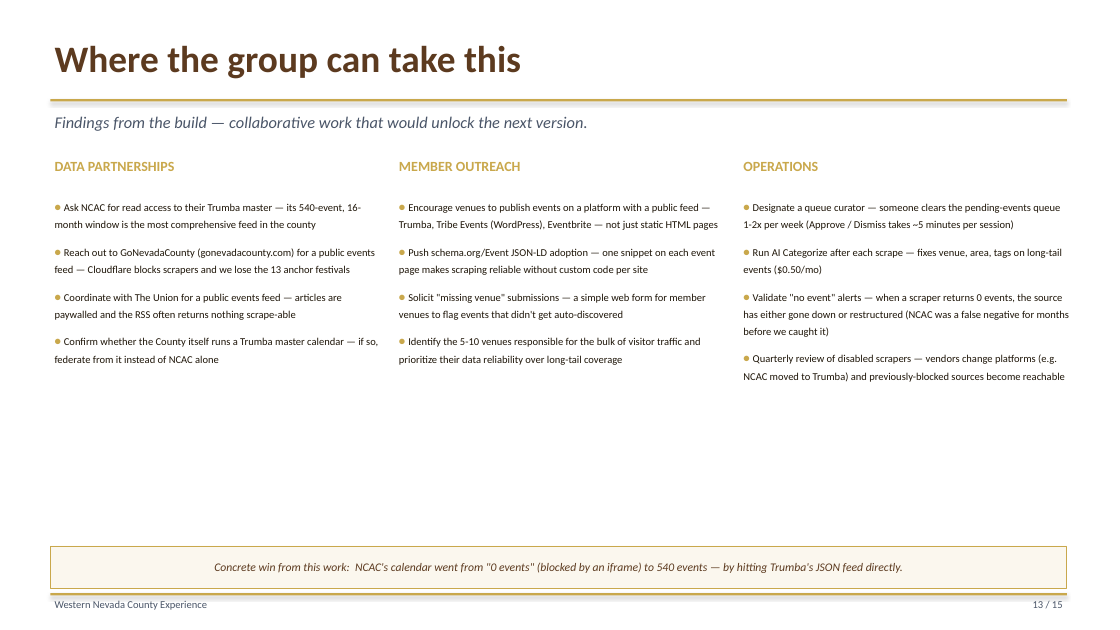
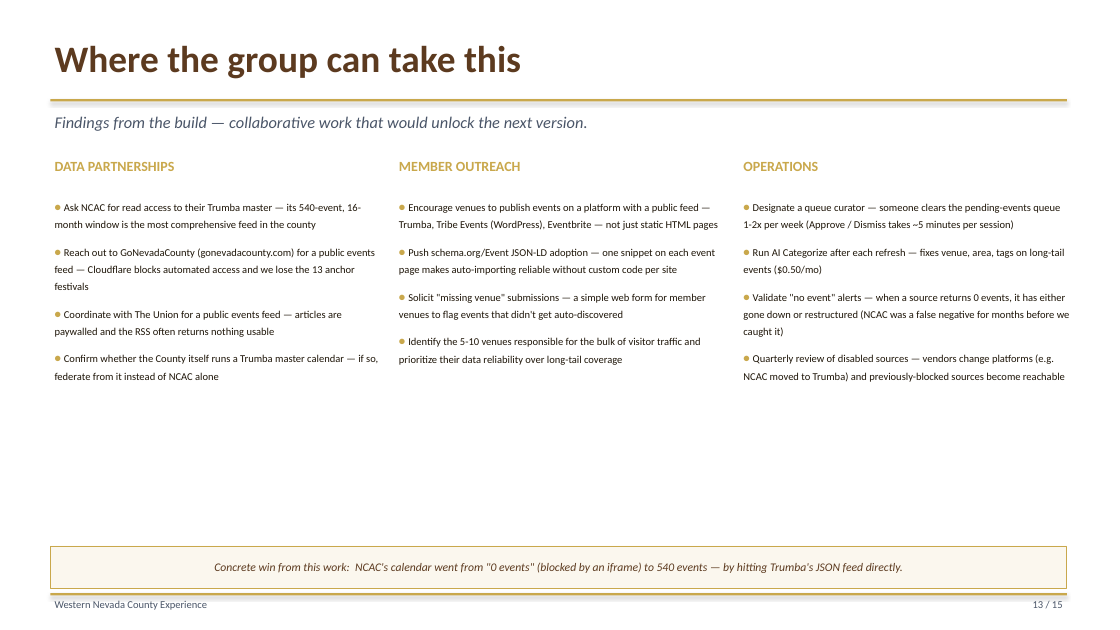
Before and after one commit to liammlrb-eng/nevada-county-experiences, a slide deck: slide 13 of demo_pitch.pptx. Drawn at 1120x630 pixels with LibreOffice and Linux fonts; fonts in the diff are those of the drawing. Boxes give left, top, right and bottom in pixels: in the first picture for what was removed or moved away, otherwise in the second. Text is boxed around its words. In the diff, an @@ line names an element or a change of style, - is before the commit and + after.

```diff
--- a/demo_pitch.pptx
+++ b/demo_pitch.pptx
@@ text at (55,248,375,337): text changed @@
-• Reach out to GoNevadaCounty (gonevadacounty.com) for a public events feed — Cloudflare blocks scrapers and we lose the 13 anchor festivals
-• Coordinate with The Union for a public events feed — articles are paywalled and the RSS often returns nothing scrape-able
+• Reach out to GoNevadaCounty (gonevadacounty.com) for a public events feed — Cloudflare blocks automated access and we lose the 13 anchor festivals
+• Coordinate with The Union for a public events feed — articles are paywalled and the RSS often returns nothing usable
@@ text at (399,248,715,275): text changed @@
-• Push schema.org/Event JSON-LD adoption — one snippet on each event page makes scraping reliable without custom code per site
+• Push schema.org/Event JSON-LD adoption — one snippet on each event page makes auto-importing reliable without custom code per site
@@ text at (743,248,1070,382): text changed @@
-• Run AI Categorize after each scrape — fixes venue, area, tags on long-tail events ($0.50/mo)
-• Validate "no event" alerts — when a scraper returns 0 events, the source has either gone down or restructured (NCAC was a false negative for months before we caught it)
-• Quarterly review of disabled scrapers — vendors change platforms (e.g. NCAC moved to Trumba) and previously-blocked sources become reachable
+• Run AI Categorize after each refresh — fixes venue, area, tags on long-tail events ($0.50/mo)
+• Validate "no event" alerts — when a source returns 0 events, it has either gone down or restructured (NCAC was a false negative for months before we caught it)
+• Quarterly review of disabled sources — vendors change platforms (e.g. NCAC moved to Trumba) and previously-blocked sources become reachable
```
Also in this commit, not shown: 8 other slides changed, 3 other files.
